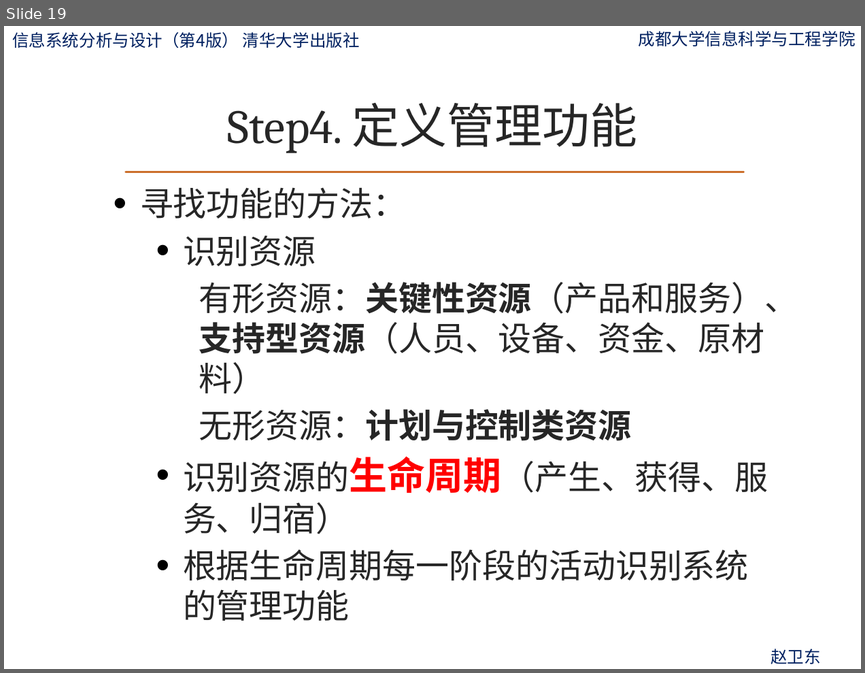
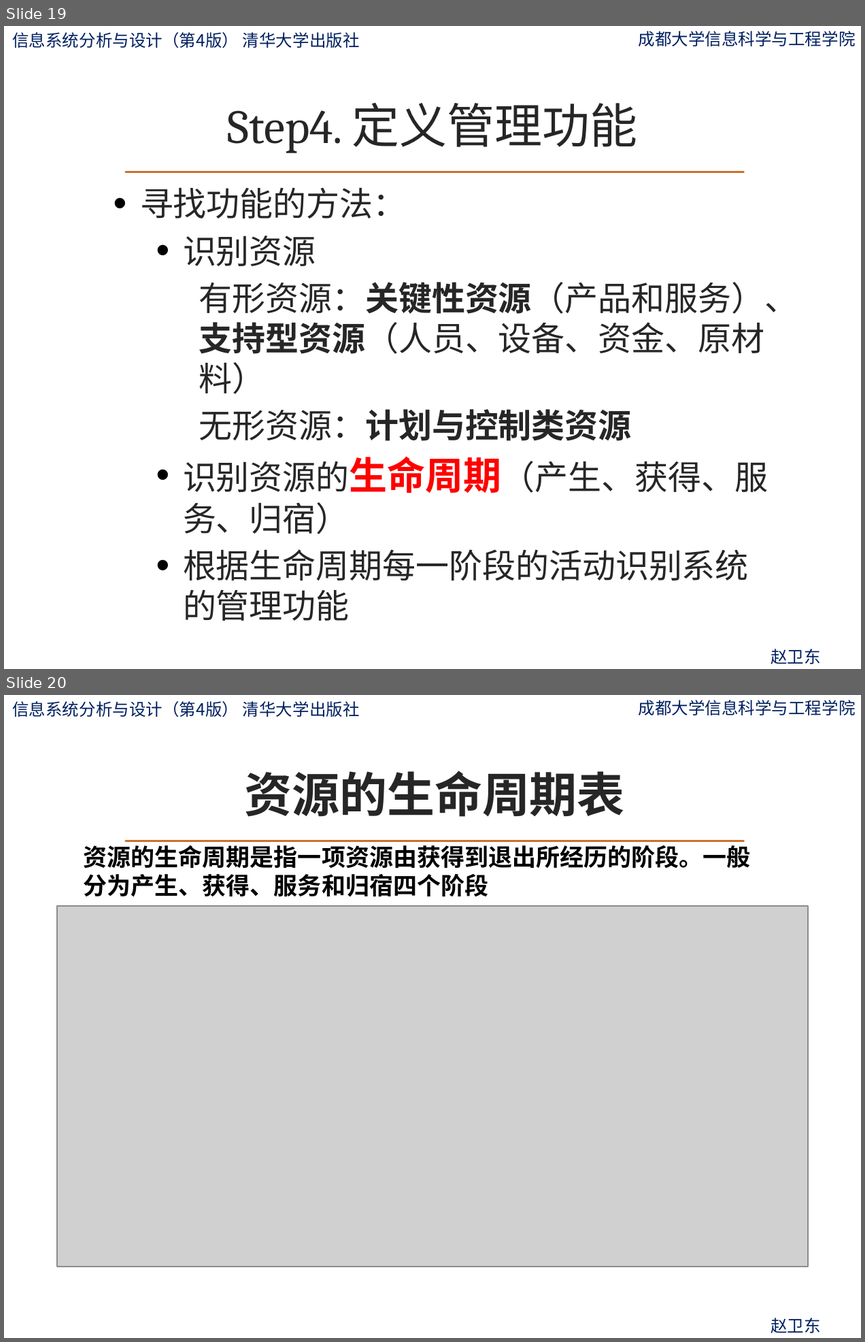
Before and after one commit to zwdcdu/is_analysis, a slide deck: ppt/第4章-系统规划.pptx. Shown one above the other, each under a label of ours: slide 19 before the commit, slides 19 and 20 after it. The pictures are 865x673 and 865x1342 pixels, drawn with LibreOffice and Linux fonts; fonts in the diff are those of the drawing; grey boxes stand for pictures; background and template pictures are left out. Boxes give left, top, right and bottom in pixels: in the first picture for what was removed or moved away, otherwise in the second. Text is boxed around its words. In the diff, an @@ line names an element or a change of style, - is before the commit and + after.

```diff
--- a/ppt/第4章-系统规划.pptx
+++ b/ppt/第4章-系统规划.pptx
@@ slide 20 added at [4, 695, 861, 1338], background picture (left out); not listed: 4 template elements that a slide beside it also shows @@
@@ title added at [244, 770, 624, 817], 40 pt, text #262626, bold @@
+资源的生命周期表
@@ text added at [83, 845, 751, 897], 20 pt, text #000000, bold @@
+资源的生命周期是指一项资源由获得到退出所经历的阶段。一般分为产生、获得、服务和归宿四个阶段
@@ picture added at [57, 906, 808, 1266] @@
```
Also in this commit, not shown: 3 slides changed, 6 other files.
